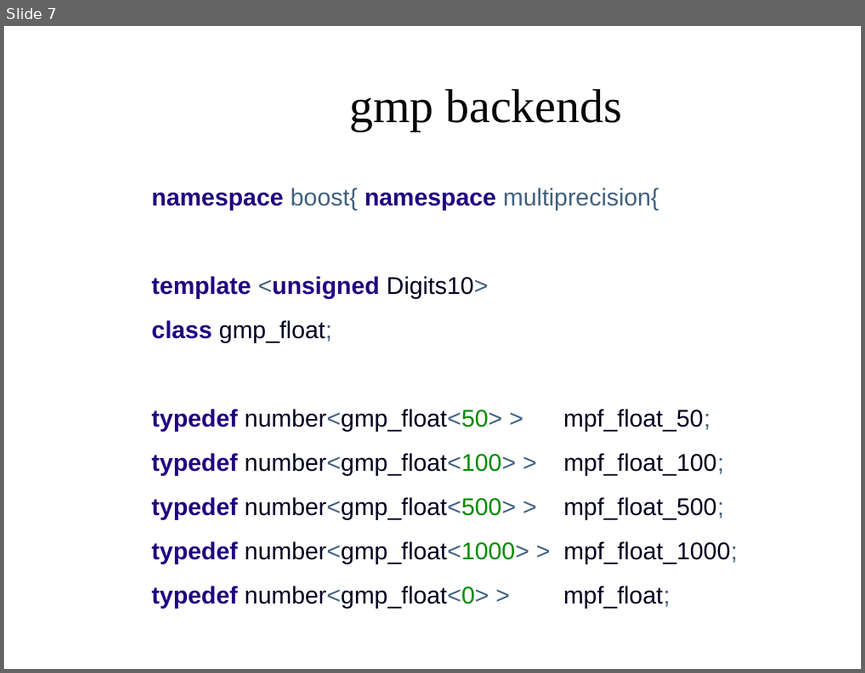
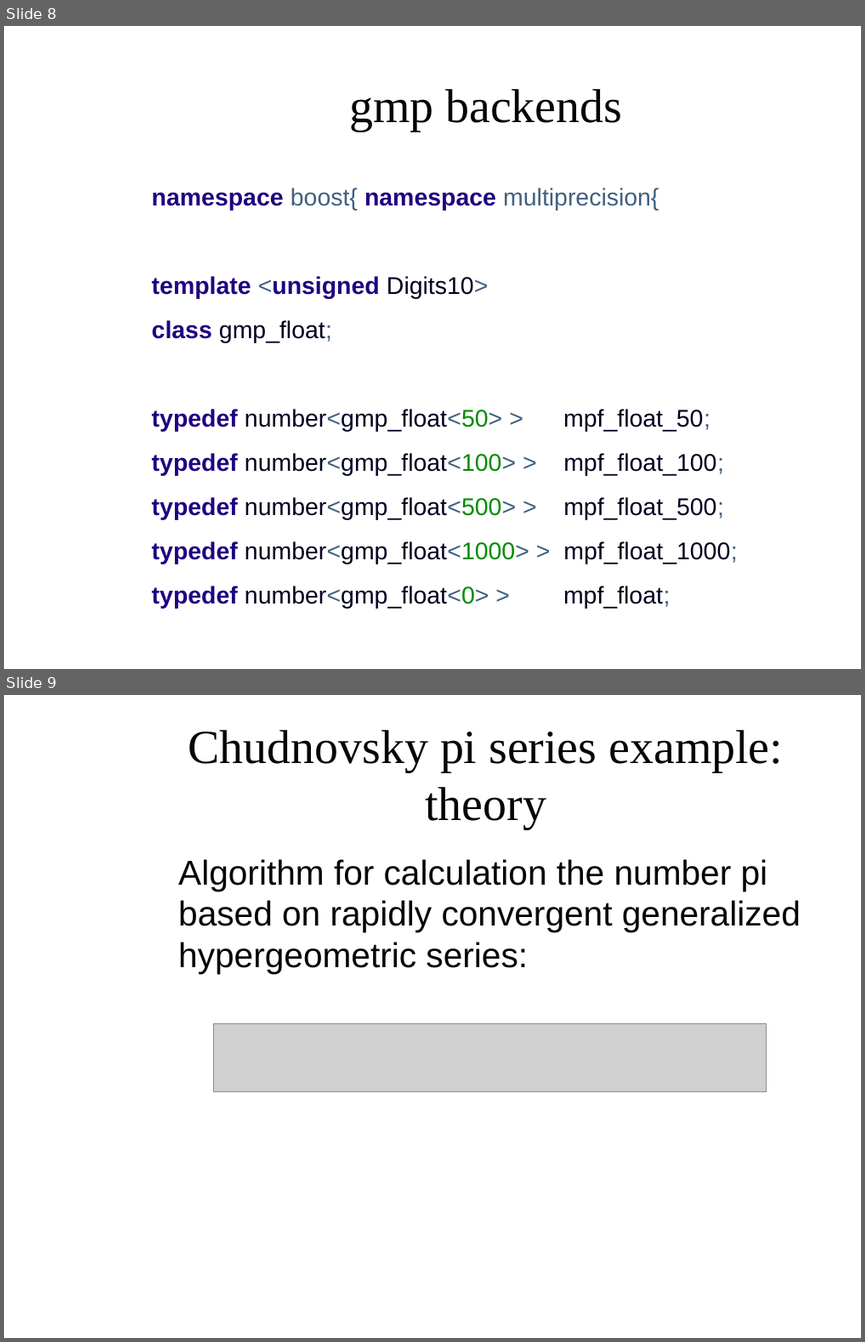
Before and after one commit to AntonBikineev/gmp_presentation_examples, a slide deck: GMPpresentation.odp. Shown one above the other, each under a label of ours: slide 7 before the commit, slides 8 and 9 after it. The pictures are 865x673 and 865x1342 pixels, drawn with LibreOffice and Linux fonts; fonts in the diff are those of the drawing; grey boxes stand for pictures; background and template pictures are left out. Boxes give left, top, right and bottom in pixels: in the first picture for what was removed or moved away, otherwise in the second. Text is boxed around its words. In the diff, an @@ line names an element or a change of style, - is before the commit and + after.

```diff
--- a/GMPpresentation.odp
+++ b/GMPpresentation.odp
@@ slide 9 added at [4,695,861,1338], background picture (left out) @@
@@ title added at [188,730,783,828], 44 pt, text #050505 @@
+Chudnovsky pi series example:
+theory
@@ text added at [178,859,800,974], 32 pt, text #050505 @@
+Algorithm for calculation the number pi based on rapidly convergent generalized hypergeometric series:
@@ picture added at [214,1023,766,1091] @@
@@ what was slide 7 is now slide 8 @@
```
Also in this commit, not shown: 4 slides changed, 4 other slides added, 1 other file.
